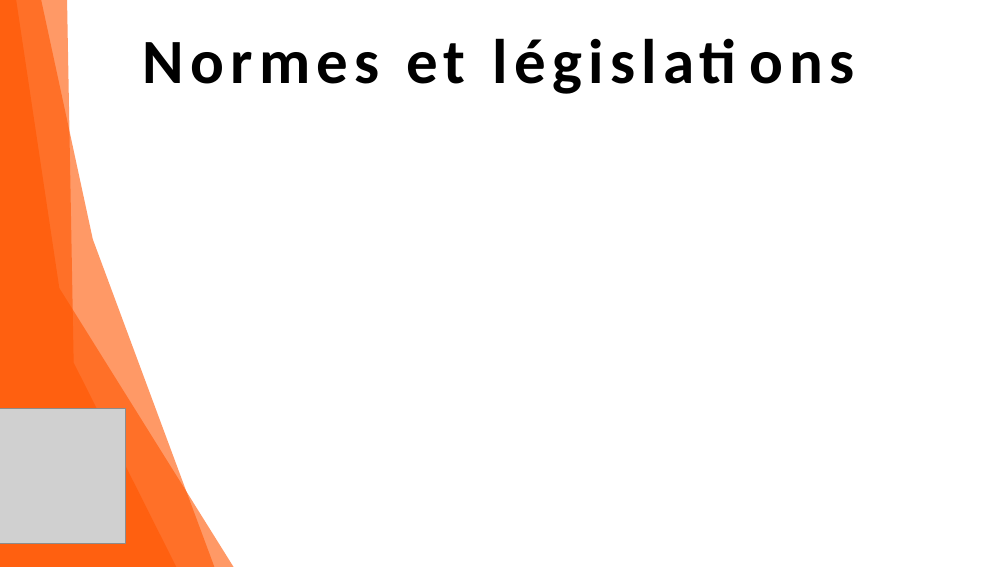
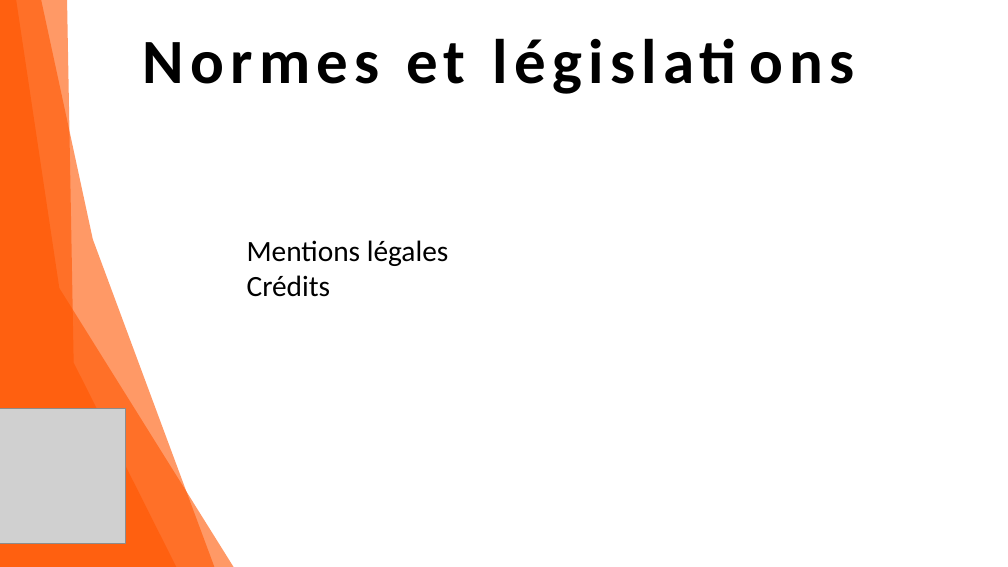
Before and after one commit to Fire-Owl/a11e-accessibilite, a slide deck: slide 19 of dossier-conception/dossier-conception-a11e-v2.pptx. Drawn at 1008x567 pixels with LibreOffice and Linux fonts; fonts in the diff are those of the drawing; grey boxes stand for pictures. Boxes give left, top, right and bottom in pixels: in the first picture for what was removed or moved away, otherwise in the second. Text is boxed around its words. In the diff, an @@ line names an element or a change of style, - is before the commit and + after.

```diff
--- a/dossier-conception/dossier-conception-a11e-v2.pptx
+++ b/dossier-conception/dossier-conception-a11e-v2.pptx
@@ text added at <box>247,240,449,297</box>, 28 pt, text #000000 @@
+Mentions légales
+Crédits
```
Also in this commit, not shown: 3 other slides changed, 8 other files.
